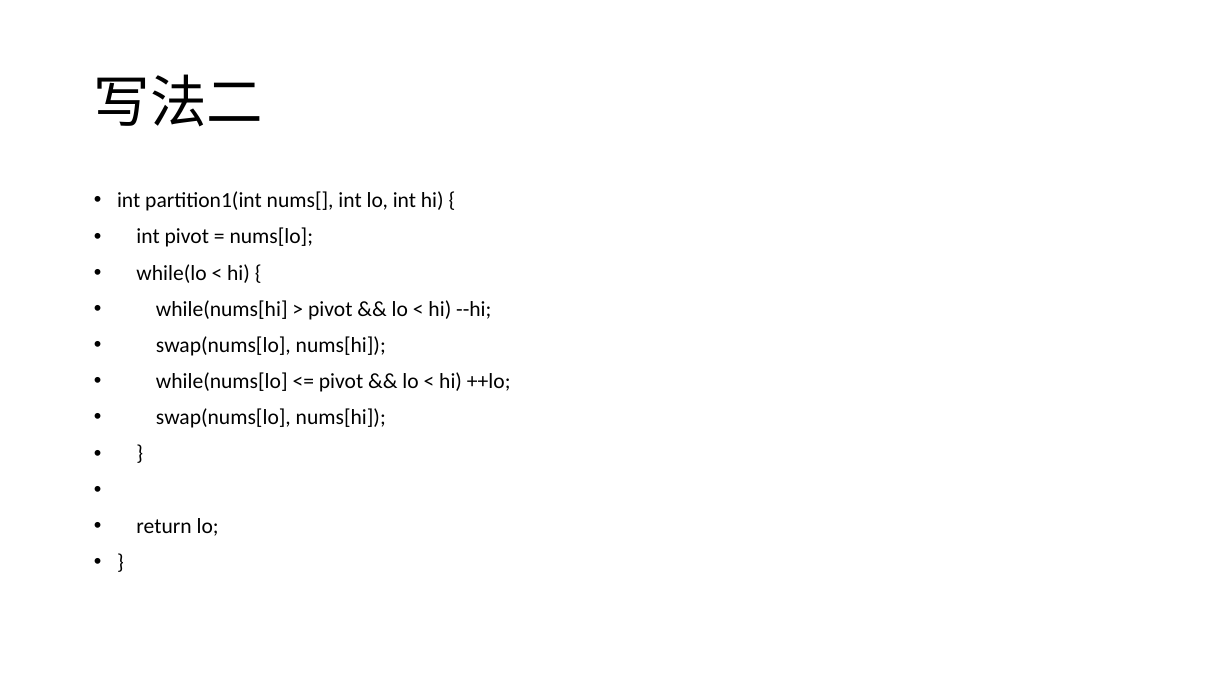
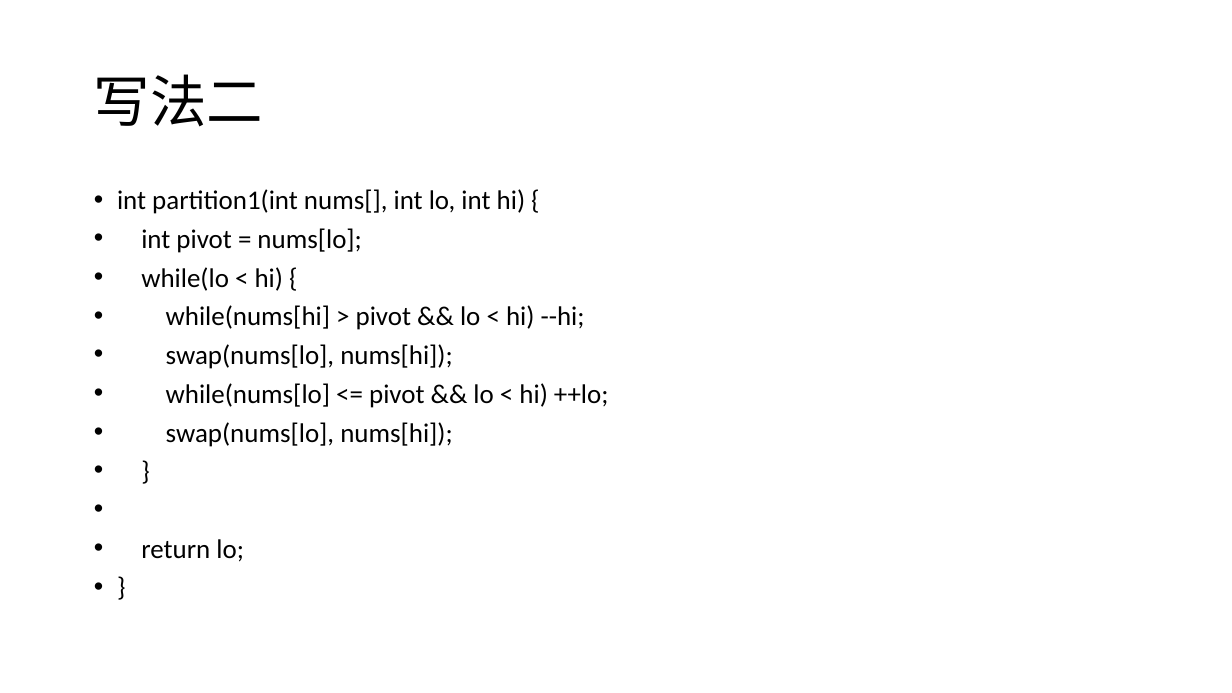
Before and after one commit to CR7dongfeng/my_leetcode, a slide deck: slide 6 of PPTs/快速排序和快速选择.pptx. Drawn at 1232x693 pixels with LibreOffice and Linux fonts; fonts in the diff are those of the drawing. Boxes give left, top, right and bottom in pixels: in the first picture for what was removed or moved away, otherwise in the second. Text is boxed around its words. In the diff, an @@ line names an element or a change of style, - is before the commit and + after.

```diff
--- a/PPTs/快速排序和快速选择.pptx
+++ b/PPTs/快速排序和快速选择.pptx
@@ text "int partition1(int nums[], int lo, ..." at bbox=[117, 189, 609, 562]: size 16.8 to 21 pt; line spacing 0.9 to 0.8 @@
```
Also in this commit, not shown: 1 other slide changed, 1 slide added.
